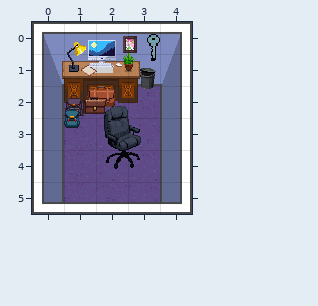
Two versions of a level (Tiled map (JSON), public/break_escape/assets/rooms/small_office_room2_1x1gu.tmj). Above: the version before the commit.
Cells are 32x32 px. Shown: x 0..4, y 0..5.
After:
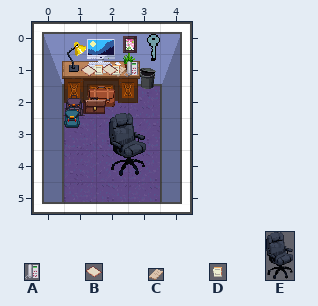
Key: from "objects": A 104 "phone4", B 189 "notes1", C 260 "notes3", D 263 "notes2", E 266 "chair-exec-rotate2".
Objects are placed by their top-left corner, in cells (3,4 is the top-left corner of cell 3,4); size is 1x1 cell unless given.
The edit:
Layer "items":
changed: E "chair-exec-rotate2" at 2.2,2.6 size 1.2x2 -> E "chair-exec-rotate2" at 2.4,2.8 size 1.2x2
Layer "conditional_table_items":
added: A "phone4" at 2.9,1.2 size 0.4x0.5
added: C "notes3" at 2.5,1.4 size 0.4x0.3
added: D "notes2" at 1.9,1.2 size 0.5x0.5
added: D "notes2" at 2.4,1.2 size 0.5x0.5
added: B "notes1" at 2.2,1.2 size 0.5x0.5
Boxes around the changes in both pictures, in picture pixels (x1, y1, x2, y2):
added: (91, 61, 138, 77)
changed: (104, 106, 146, 176)
